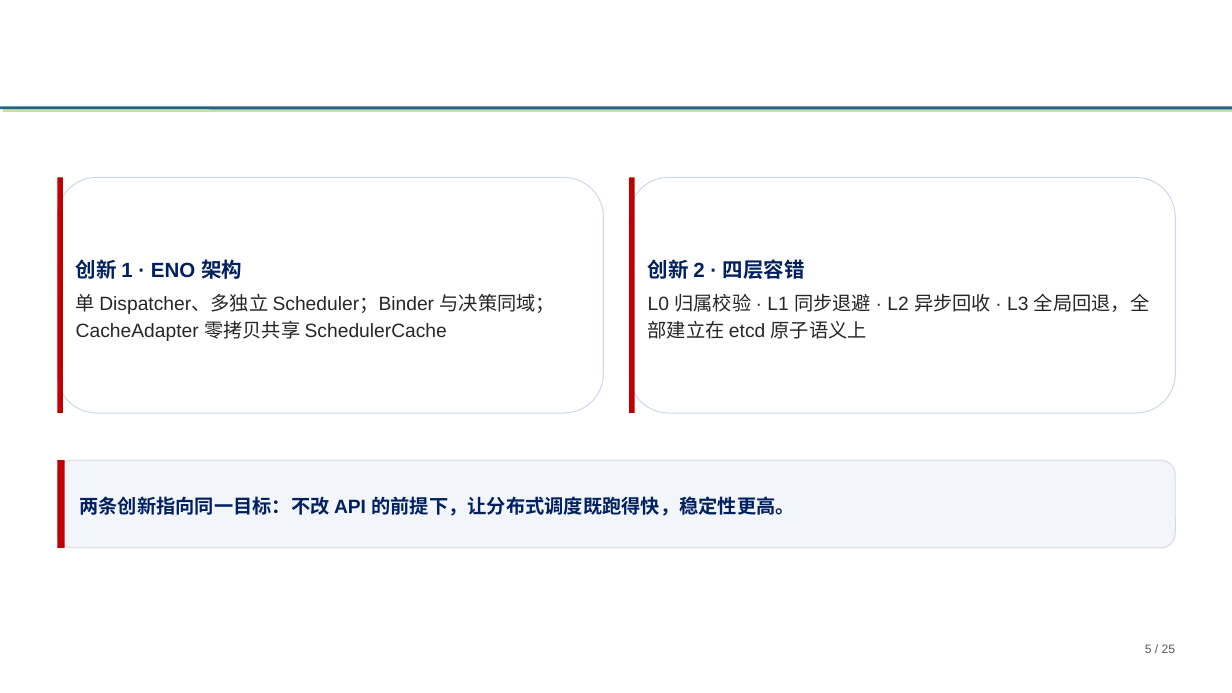
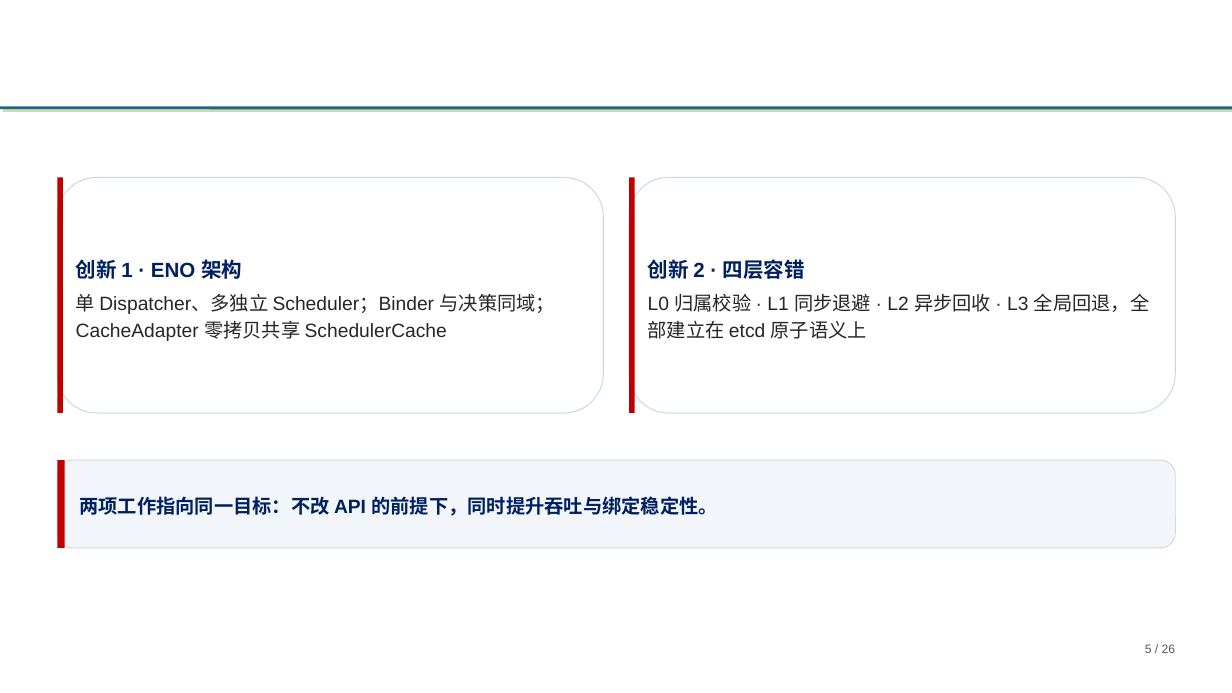
Before and after one commit to tengfei86/godel-scheduler, a slide deck: slide 5 of docs/thesis/defense/基于etcd的分布式Kubernetes调度器研究与实现-高铜.pptx. Drawn at 1232x693 pixels with LibreOffice and Linux fonts; fonts in the diff are those of the drawing; background and template pictures are left out. Boxes give left, top, right and bottom in pixels: in the first picture for what was removed or moved away, otherwise in the second. Text is boxed around its words. In the diff, an @@ line names an element or a change of style, - is before the commit and + after.

Commit message:
refactor(thesis): 按学位答辩语感重写标题、去自评措辞，并补「总结与展望」页
针对“像工作汇报”的反馈，做三件事：

1) 标题学术化（26 页全部重命名，内容不动）
   研究背景与问题定义 / 相关工作与本文定位 / 系统总体架构 /
   Dispatcher 的数据流转 / Scheduler 的调度流程 / 进程内 Binder 的设计 /
   缓存共享机制 CacheAdapter / 四层容错机制设计 / 不变量 I 与证明要点 /
   实验设置与场景设计 / 评价指标与统计口径 / 正确性验证结果 /
   与四类调度器基线的对比 / 主场景时序分析 / 吞吐差异的逐场景分析 /
   尾延迟差异的逐场景分析 / 实例扩展性分析 / 规模与负载形态的影响 /
   故障注入验证：归属漂移 / 故障注入验证：实例失活 / 有效性威胁与局限

2) 去掉成绩式自评（标题、核心句、要点、讲稿全量扫描）
   「仍保持领先」「优势最大」「亮点」「第一性来源」「最强的一组证据」
   「跑得快/绑得对」等表述已替换为“观察 + 差异来源 + 边界”；
   全文再扫描：优势/亮点/最强/跑得快/绑得对/领先 均为 0 处

3) 新增 P25「总结与展望」（六卡：三项工作 + 三个方向，底部一句开源声明）
   使全篇以“结论 + 展望”收口，不再止于数据与局限

顺带修掉一个隐患：讲稿按标题前缀绑定时，键「ENO vs Gödel」同时匹配到
吞吐/尾延迟/实例扩展三页，导致三页共用同一段讲稿；已改为完整标题作键。

校验：26 页；讲稿 4 801 字 ≈ 20.0 分钟（@240）/ 18.5 分钟（@260）；
无形状越界；每页均有讲稿。

```diff
--- a/docs/thesis/defense/基于etcd的分布式Kubernetes调度器研究与实现-高铜.pptx
+++ b/docs/thesis/defense/基于etcd的分布式Kubernetes调度器研究与实现-高铜.pptx
@@ text at [79, 496, 717, 516]: text changed @@
-两条创新指向同一目标：不改 API 的前提下，让分布式调度既跑得快，稳定性更高。
+两项工作指向同一目标：不改 API 的前提下，同时提升吞吐与绑定稳定性。
```
Also in this commit, not shown: 24 other slides changed, 1 slide added, 2 other files.
